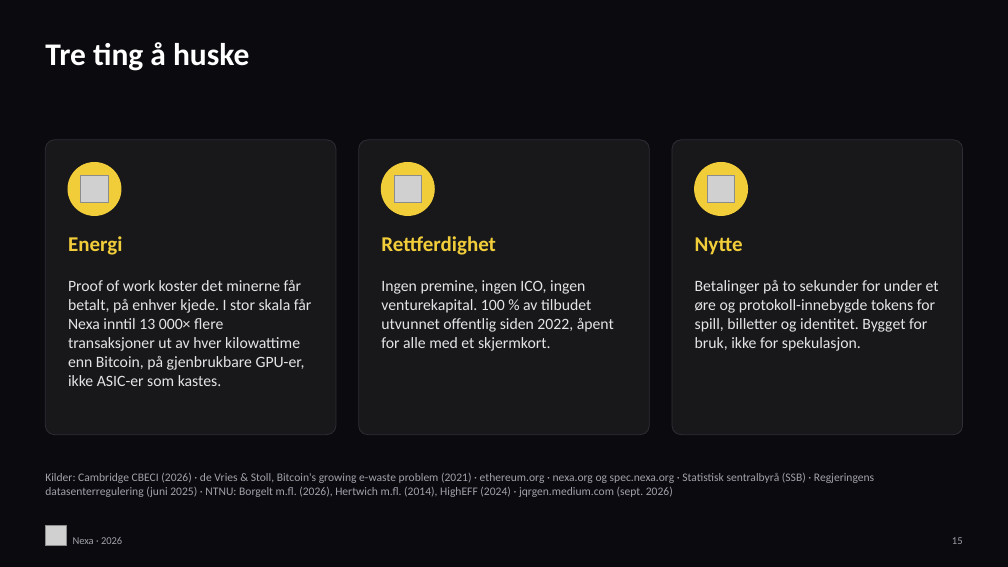
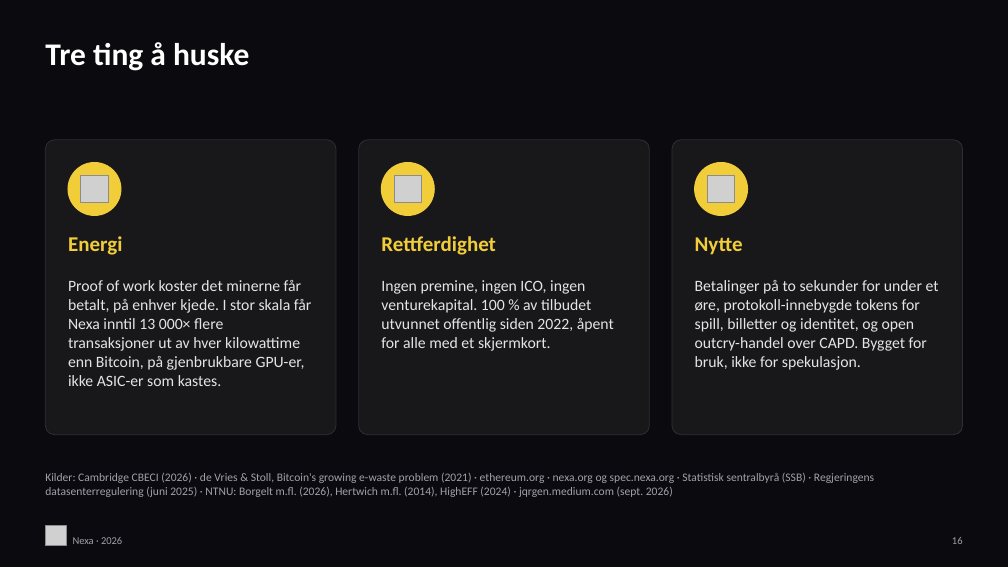
Before and after one commit to jQrgen/presentations, a slide deck: slide 16 of docs/nexa-vs-bitcoin-ethereum/Nexa-vs-Bitcoin-Ethereum-NO.pptx (slide 15 before the commit). Drawn at 1008x567 pixels with LibreOffice and Linux fonts; fonts in the diff are those of the drawing; grey boxes stand for pictures. Boxes give left, top, right and bottom in pixels: in the first picture for what was removed or moved away, otherwise in the second. Text is boxed around its words. In the diff, an @@ line names an element or a change of style, - is before the commit and + after.

Commit message:
Nexa deck: CAPD open outcry slide and comparison row (16 slides)

```diff
--- a/docs/nexa-vs-bitcoin-ethereum/Nexa-vs-Bitcoin-Ethereum-NO.pptx
+++ b/docs/nexa-vs-bitcoin-ethereum/Nexa-vs-Bitcoin-Ethereum-NO.pptx
@@ text at [695,280,939,370]: text changed @@
-Betalinger på to sekunder for under et øre og protokoll-innebygde tokens for spill, billetter og identitet. Bygget for bruk, ikke for spekulasjon.
+Betalinger på to sekunder for under et øre, protokoll-innebygde tokens for spill, billetter og identitet, og open outcry-handel over CAPD. Bygget for bruk, ikke for spekulasjon.
```
Also in this commit, not shown: 3 other slides changed, 1 slide added, 19 other files.
